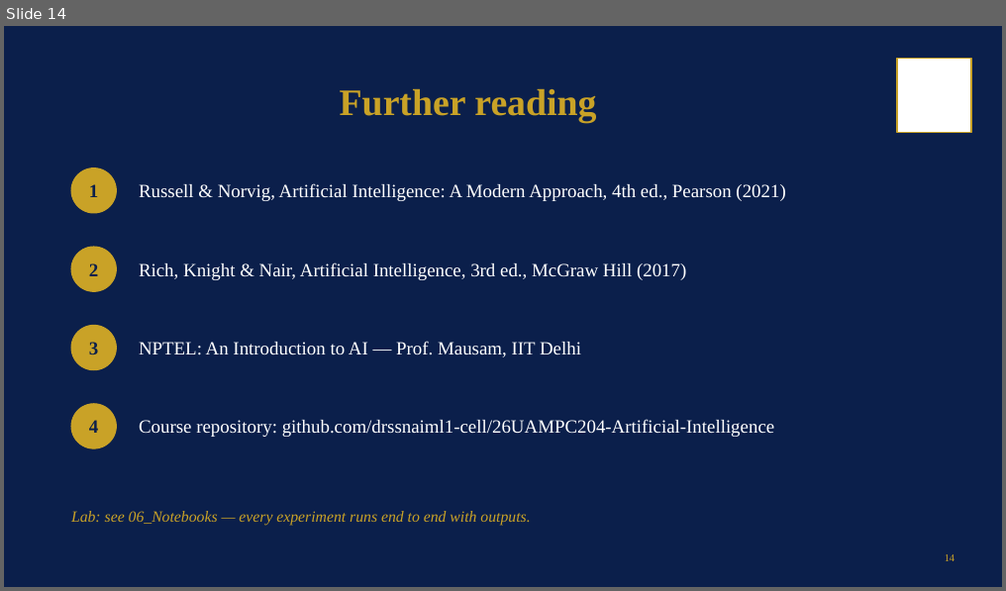
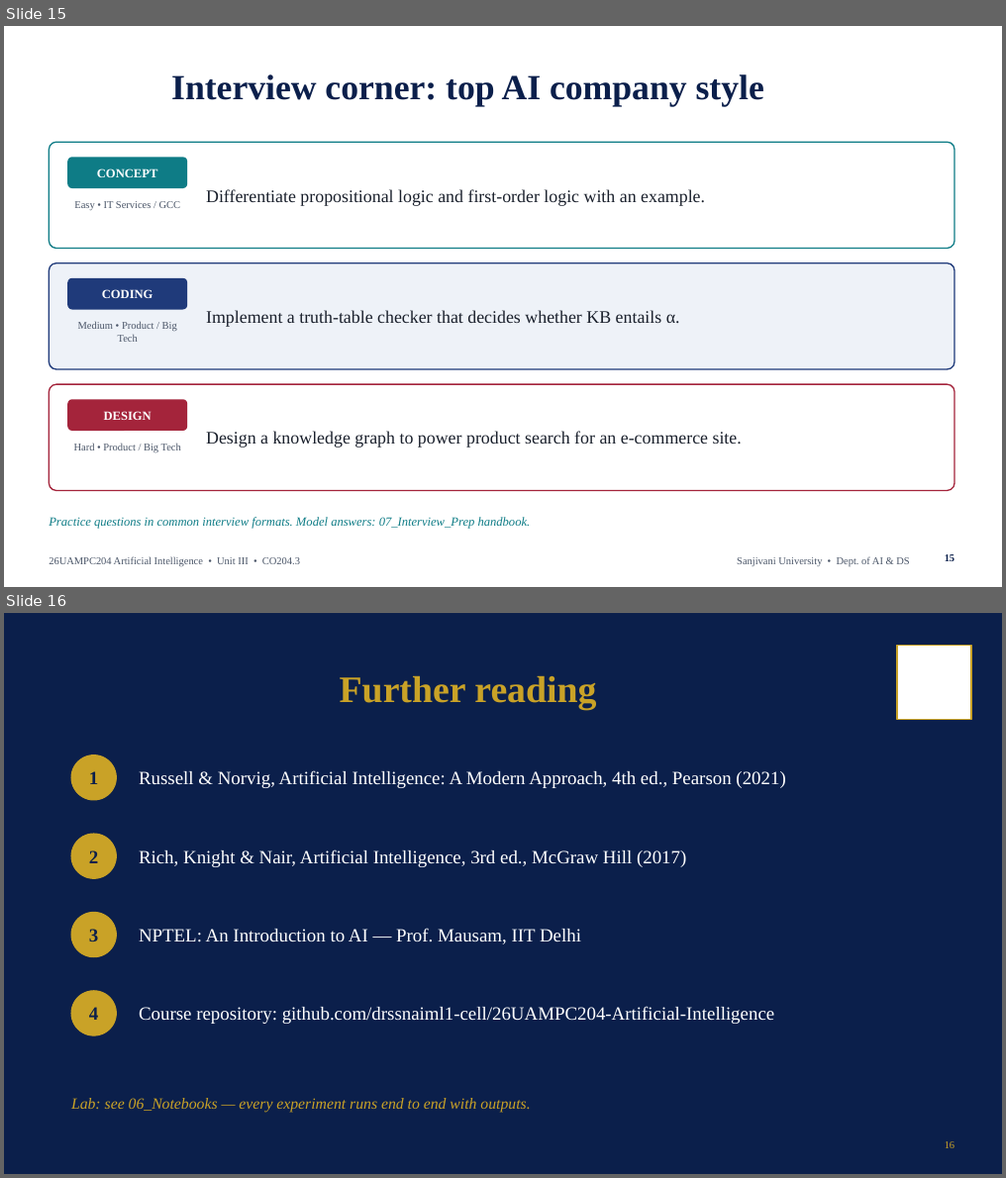
Before and after one commit to drssnaiml1-cell/26UAMPC204-Artificial-Intelligence, a slide deck: 02_PPT/Unit_3_AI_26UAMPC204.pptx. Shown one above the other, each under a label of ours: slide 14 before the commit, slides 15 and 16 after it. The pictures are 1006x591 and 1006x1178 pixels, drawn with LibreOffice and Linux fonts; fonts in the diff are those of the drawing; background and template pictures are left out. Boxes give left, top, right and bottom in pixels: in the first picture for what was removed or moved away, otherwise in the second. Text is boxed around its words. In the diff, an @@ line names an element or a change of style, - is before the commit and + after.

```diff
--- a/02_PPT/Unit_3_AI_26UAMPC204.pptx
+++ b/02_PPT/Unit_3_AI_26UAMPC204.pptx
@@ slide 15 added at box(4, 26, 1002, 587), background #FFFFFF @@
@@ title added at box(171, 75, 764, 107), 34 pt, text #0B1F4B, bold @@
+Interview corner: top AI company style
@@ rounded rectangle added at box(49, 142, 954, 249), fill #FFFFFF, outline #0E7C86 1.25 pt @@
@@ rounded rectangle added at box(67, 157, 187, 188), fill #0E7C86, 12 pt, text #FFFFFF, bold @@
+CONCEPT
@@ text added at box(74, 201, 181, 210), 10 pt, text #4A5568 @@
+Easy • IT Services / GCC
@@ text added at box(206, 189, 705, 206), 17 pt, text #1A202C @@
+Differentiate propositional logic and first-order logic with an example.
@@ rounded rectangle added at box(49, 264, 954, 370), fill #EEF2F8, outline #1F3A7A 1.25 pt @@
@@ rounded rectangle added at box(67, 278, 187, 310), fill #1F3A7A, 12 pt, text #FFFFFF, bold @@
+CODING
@@ text added at box(78, 321, 177, 342), 10 pt, text #4A5568 @@
+Medium • Product / Big Tech
@@ text added at box(206, 310, 680, 327), 17 pt, text #1A202C @@
+Implement a truth-table checker that decides whether KB entails α.
@@ rounded rectangle added at box(49, 384, 954, 491), fill #FFFFFF, outline #A4243B 1.25 pt @@
@@ rounded rectangle added at box(67, 399, 187, 431), fill #A4243B, 12 pt, text #FFFFFF, bold @@
+DESIGN
@@ text added at box(206, 431, 742, 448), 17 pt, text #1A202C @@
+Design a knowledge graph to power product search for an e-commerce site.
@@ text added at box(74, 443, 181, 453), 10 pt, text #4A5568 @@
+Hard • Product / Big Tech
@@ text added at box(49, 517, 531, 529), 12 pt, text #0E7C86, italic @@
+Practice questions in common interview formats. Model answers: 07_Interview_Prep handbook.
@@ text added at box(49, 557, 300, 568), 10 pt, text #4A5568 @@
+26UAMPC204 Artificial Intelligence • Unit III • CO204.3
@@ text added at box(737, 557, 909, 568), 10 pt, text #4A5568 @@
+Sanjivani University • Dept. of AI & DS
@@ page number added at box(944, 555, 954, 562), 10 pt, text #0B1F4B, bold @@
+15
@@ what was slide 14 is now slide 16 @@
@@ page number at box(944, 1142, 954, 1149): text changed @@
-14
+16
```
Also in this commit, not shown: 1 other slide added, 39 other files.
